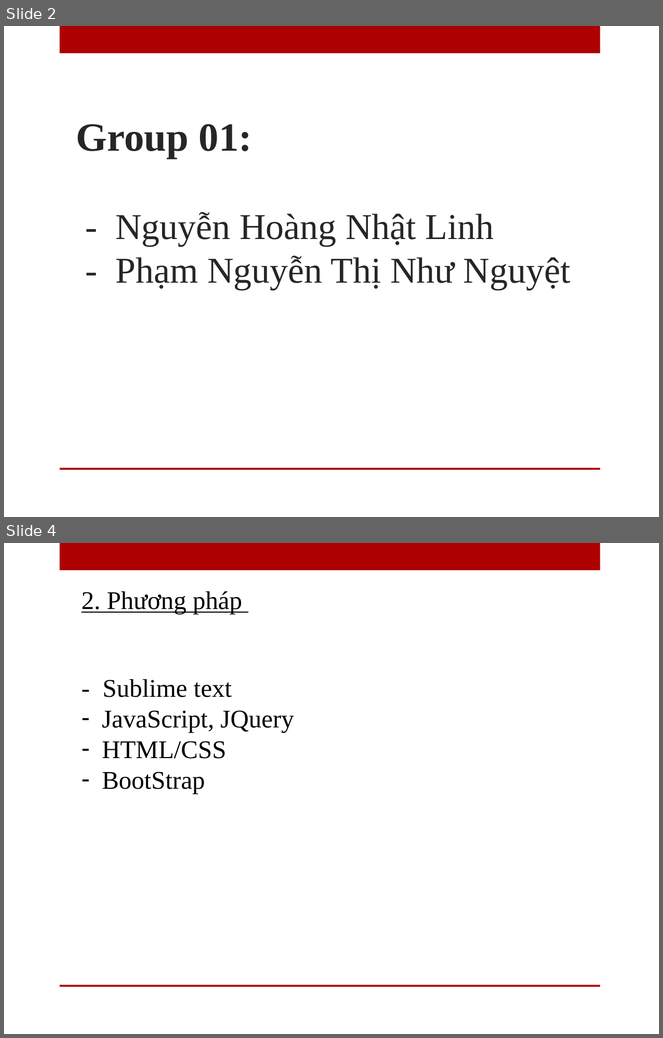
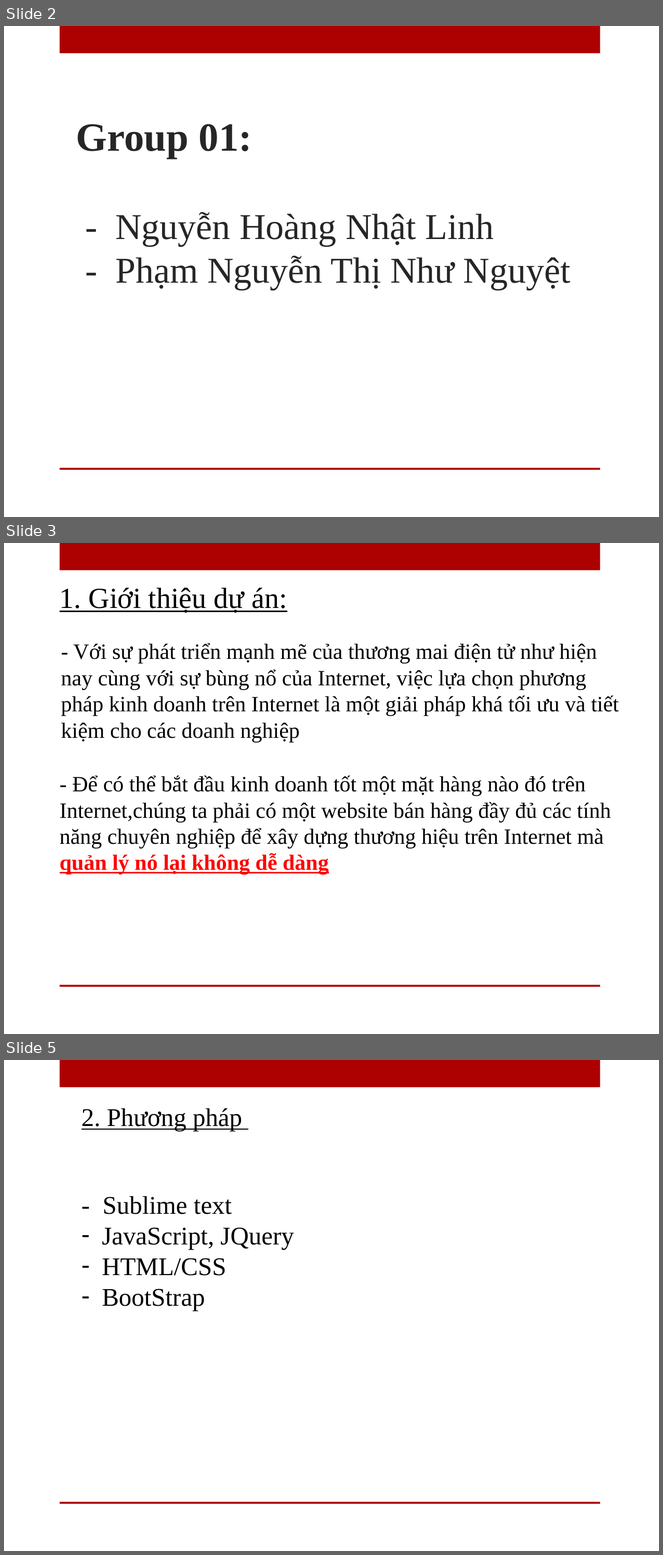
Before and after one commit to Nguyet97/Project-Linh_Nguyet, a slide deck: FE03-Project Admin.pptx. Shown one above the other, each under a label of ours: slides 2 and 4 before the commit, slides 2, 3 and 5 after it; the slides between them are not shown. The pictures are 663x1038 and 663x1555 pixels, drawn with LibreOffice and Linux fonts; fonts in the diff are those of the drawing; background and template pictures are left out. Boxes give left, top, right and bottom in pixels: in the first picture for what was removed or moved away, otherwise in the second. Text is boxed around its words. In the diff, an @@ line names an element or a change of style, - is before the commit and + after.

```diff
--- a/FE03-Project Admin.pptx
+++ b/FE03-Project Admin.pptx
@@ slide 3 added at (4,543,659,1034), background picture (left out); not listed: 2 template elements that a slide beside it also shows @@
@@ text added at (60,588,287,613), 32 pt, text #000000, underline @@
+1. Giới thiệu dự án:
@@ text added at (61,643,619,743), 24 pt, text #000000 @@
+- Với sự phát triển mạnh mẽ của thương mai điện tử như hiện nay cùng với sự bùng nổ của Internet, việc lựa chọn phương pháp kinh doanh trên Internet là một giải pháp khá tối ưu và tiết kiệm cho các doanh nghiệp
@@ text added at (60,775,611,875), 24 pt, text #000000 @@
+- Để có thể bắt đầu kinh doanh tốt một mặt hàng nào đó trên Internet,chúng ta phải có một website bán hàng đầy đủ các tính năng chuyên nghiệp để xây dựng thương hiệu trên Internet mà quản lý nó lại không dễ dàng
@@ what was slide 4 is now slide 5 @@
```
Also in this commit, not shown: 1 slide changed, 1 other file.
